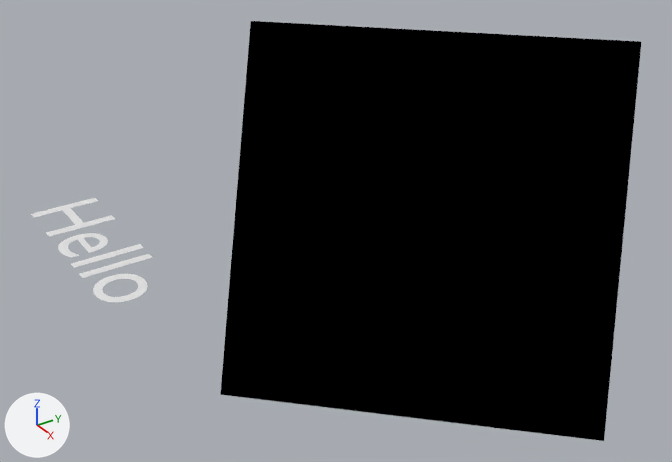
The Blender file previs.blend, before and after one commit.
Rendered twice from a 50 mm camera at (16.03, -12.82, 11.12) aimed at (0.48, -2.59, 1.09). Lighting does not change. The marker at lower left points along +X, +Y and +Z.

The older version as bpy lines, for what is in view:
```python
me_plane = bpy.data.meshes.new('Plane')
me_plane.from_pydata([(1.0, 1.0, 0.0), (1.0, -1.0, 0.0), (-1.0, -1.0, 0.0), (-1.0, 1.0, 0.0)], [], [(0, 3, 2, 1)])
me_plane.materials.append(mat_material)  # black #000000
txt_hello = bpy.data.curves.new('Hello', 'FONT')
txt_hello.body = 'Hello'
ob_plane = bpy.data.objects.new('Plane', me_plane)
ob_plane.location = (1.27, -0.73, 1.04)
ob_plane.rotation_euler = (1.1, 0.0, 0.803)  # degrees (63, 0, 46)
ob_plane.scale = (4.46, 4.46, 4.46)
ob_text_hello = bpy.data.objects.new('Text_hello', txt_hello)
ob_text_hello.location = (-4.37, -8.11, 1.07)
ob_text_hello.scale = (2.31, 2.31, 2.31)
```
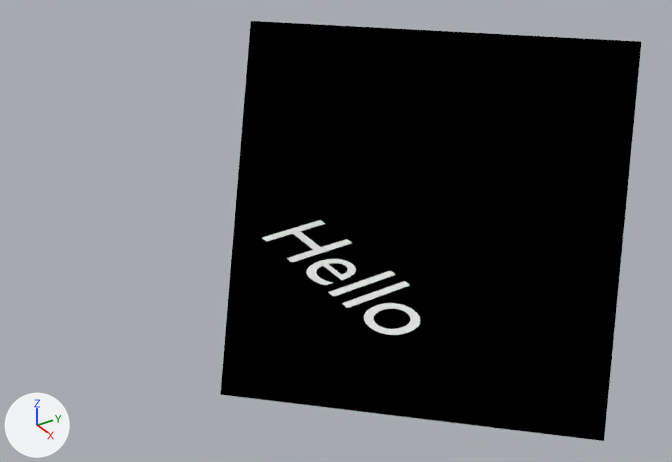
What differs and where, as boxes (x1, y1, x2, y2) in the pictures (672 x 462 px):
'Text_hello', moved: before (31, 198, 152, 302); after (262, 220, 420, 335)

The change in detail:
Object 'Text_hello' (ob_text_hello) moves from (-4.37, -8.11, 1.07) to (-0.53, -4.06, 0.97).
